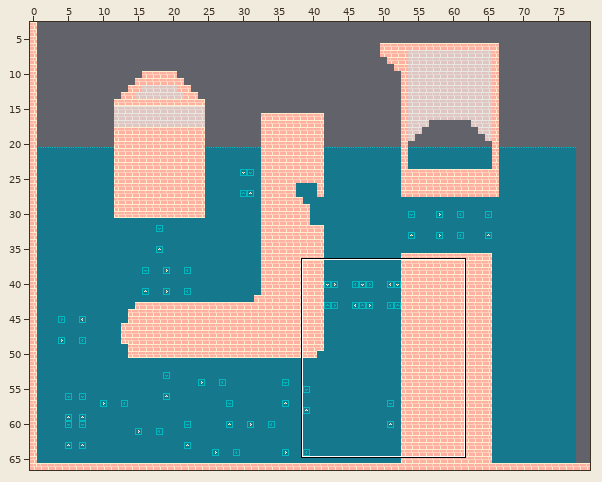
Tiled map: content/tilemap/map.tmx. Above: a wide view before the commit, with the close-up outlined.
Close-up. Old version:
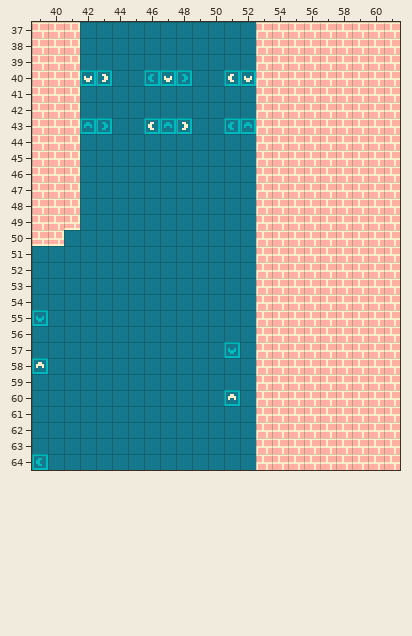
Cells are 8x8 px. Shown: x 39..61, y 37..64. The commit also changed other parts of the map, which this record leaves out.
The same view after the edit:
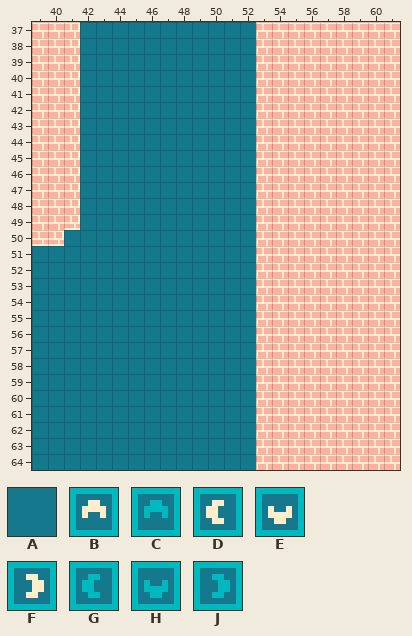
Key: from "panda_tileset": A 33, B 161, C 164, D 176, E 177, F 178, G 179, H 180, J 181.
_ is an empty cell.
Change:
{"where": "layer \"terrain\""}
{"y":40,"x":52,"old":"_","new":"A"}
{"y":43,"x":46,"old":"_","new":"A"}
{"y":43,"x":52,"old":"_","new":"A"}
{"where": "layer \"spawn\" (now hidden)"}
{"y":40,"x":42,"old":"EF","new":"__"}
{"y":40,"x":46,"old":"GEJ","new":"___"}
{"y":40,"x":51,"old":"DE","new":"__"}
{"y":43,"x":42,"old":"CJ","new":"__"}
{"y":43,"x":46,"old":"DCF","new":"___"}
{"y":43,"x":51,"old":"GC","new":"__"}
{"y":55,"x":39,"old":"H","new":"_"}
{"y":57,"x":51,"old":"H","new":"_"}
{"y":58,"x":39,"old":"B","new":"_"}
{"y":60,"x":51,"old":"B","new":"_"}
{"y":64,"x":39,"old":"G","new":"_"}
